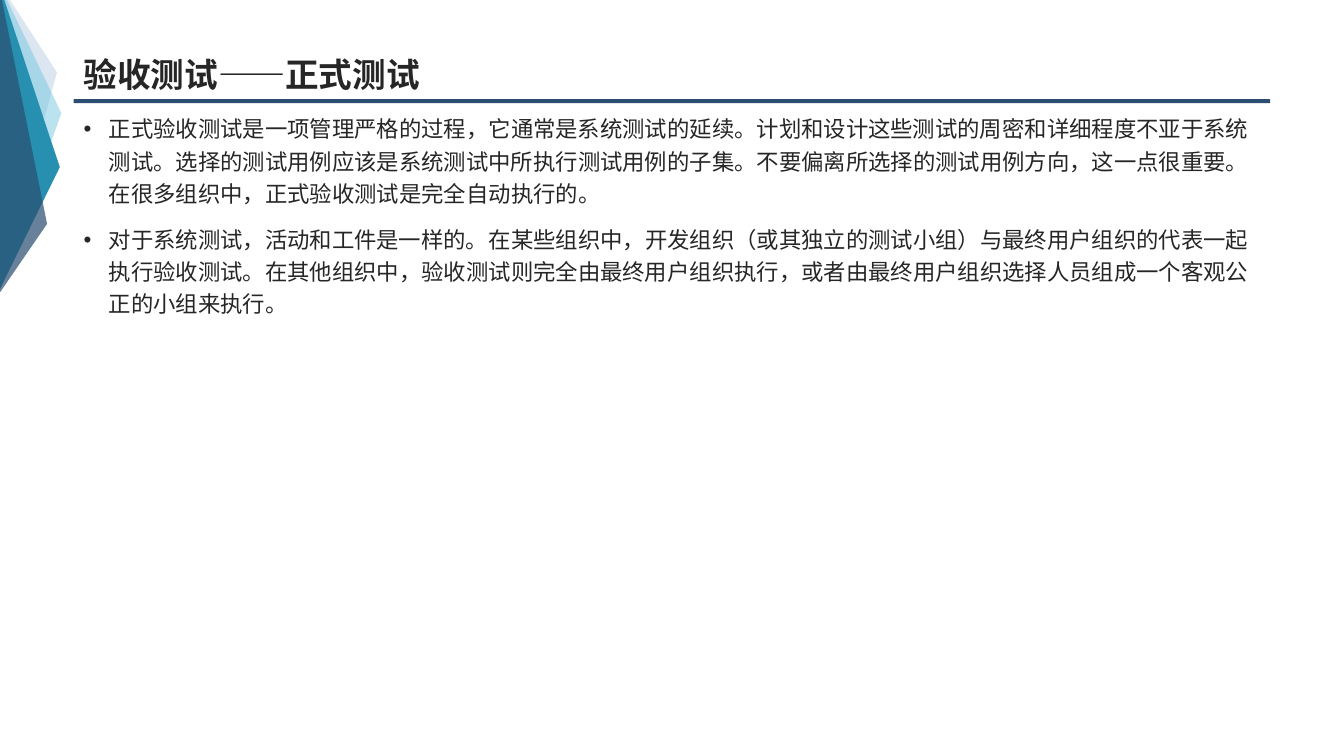
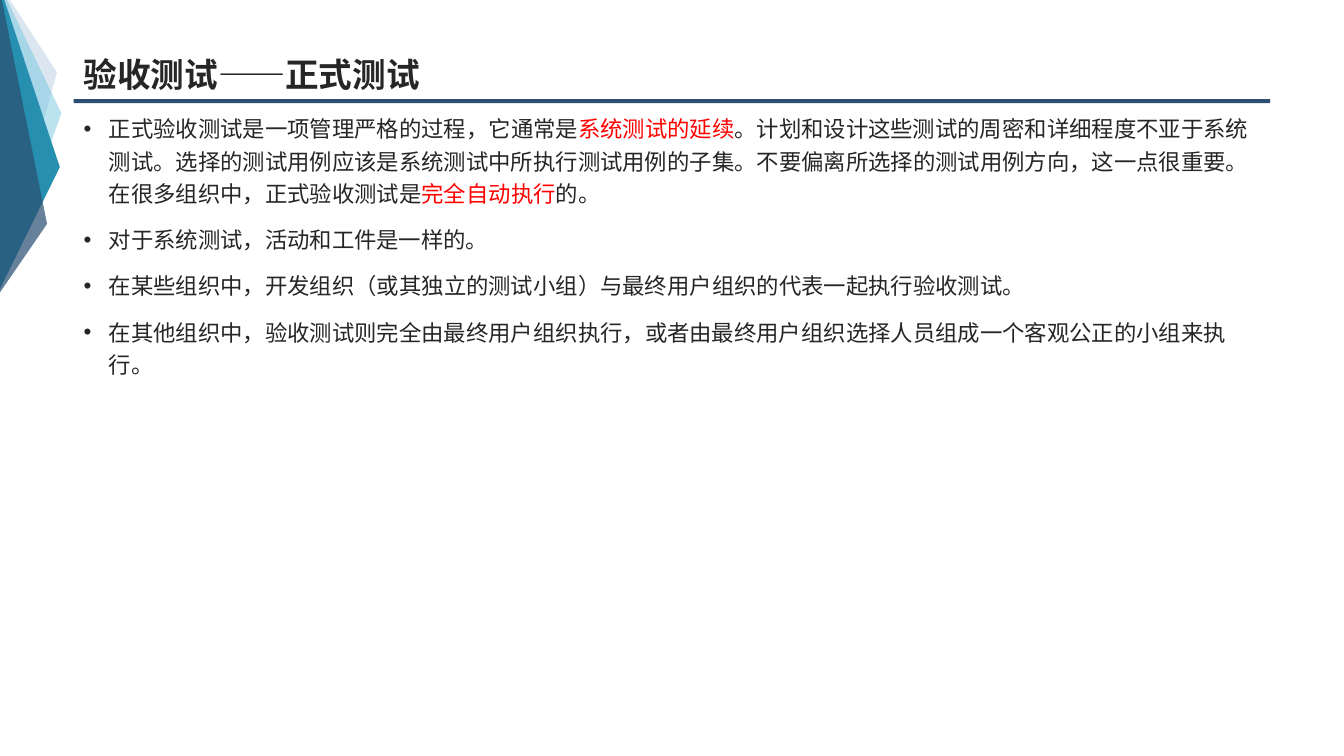
Before and after one commit to group-fourteen/G14-, a slide deck: slide 11 of 翻转课堂/7.5确认测试.ppt (slide 12 before the commit). Drawn at 1344x756 pixels with LibreOffice and Linux fonts; fonts in the diff are those of the drawing. Boxes give left, top, right and bottom in pixels: in the first picture for what was removed or moved away, otherwise in the second. Text is boxed around its words. In the diff, an @@ line names an element or a change of style, - is before the commit and + after.

```diff
--- a/翻转课堂/7.5确认测试.ppt
+++ b/翻转课堂/7.5确认测试.ppt
@@ text at <box>109,118,1248,204</box>: text colour #262626 to #FF0000 in "正式验收测试是一项管理严格的过程，它通常是系统测试的延续。计划和设计这些测试的周密和详细程度不亚于系统测试。选择的测试用 ..." @@
@@ text at <box>109,229,1226,375</box>: text changed @@
-• 对于系统测试，活动和工件是一样的。在某些组织中，开发组织（或其独立的测试小组）与最终用户组织的代表一起执行验收测试。在其他组织中，验收测试则完全由最终用户组织执行，或者由最终用户组织选择人员组成一个客观公正的小组来执行。
+• 对于系统测试，活动和工件是一样的。
+• 在某些组织中，开发组织（或其独立的测试小组）与最终用户组织的代表一起执行验收测试。
+• 在其他组织中，验收测试则完全由最终用户组织执行，或者由最终用户组织选择人员组成一个客观公正的小组来执行。
```
Also in this commit, not shown: 20 other slides changed, 1 slide removed.
